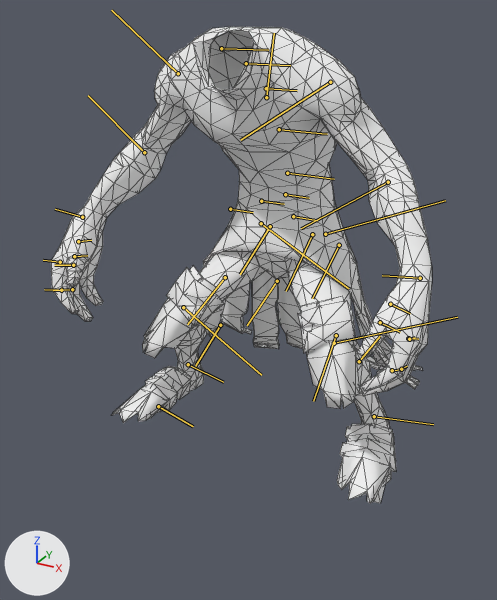
One commit to the glTF model assets/heroes/shadow_shaman/models/hero.glb: the scene before it, then after it.
Rendered twice from a 50 mm lens placed at (2.14, -4.02, 3.18), pointed at (0.01, -0.14, 1.24). Lighting does not change. The marker at lower left points along +X, +Y and +Z. The older version comes first. The bones that change, and the others that lie on the model, are drawn over the model as lines. Mesh edges are drawn as thin lines.

Names of what the first picture shows: 'shadowshaman.001'.
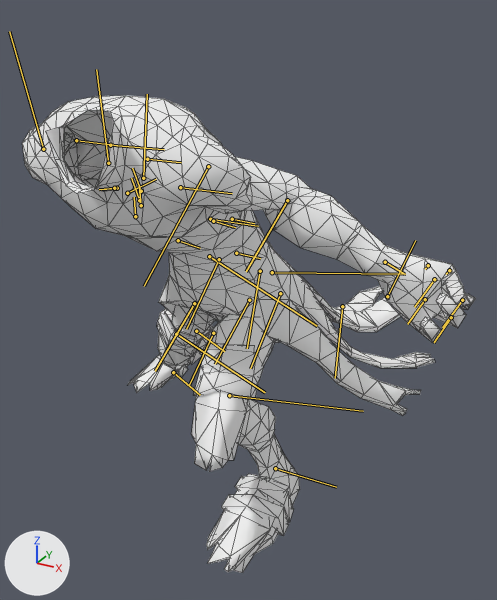
The newer file adds an action. The first version stands in its rest pose; the second is drawn at frame 7 of the action 'ss_fall_immortal_shackles_cast'.

Boxes (x1, y1, x2, y2) around the edits, measured in the pictures (497 x 600 px):
'shadowshaman.001', posed (19% wider)
    before: (51, 27, 432, 503)
    after: (22, 95, 475, 573)
bone 'root', root to tip
    before: (293, 216) to (317, 220)
    after: (236, 253) to (260, 258)
bone 'spine1', root to tip
    before: (287, 173) to (334, 179)
    after: (210, 219) to (258, 226)
bone 'spine2', root to tip
    before: (279, 129) to (327, 134)
    after: (180, 187) to (232, 193)
bone 'spine3', root to tip
    before: (266, 88) to (297, 90)
    after: (147, 159) to (181, 162)
bone 'bicep_R', root to tip
    before: (178, 73) to (111, 10)
    after: (43, 149) to (9, 31)
bone 'elbow_R', root to tip
    before: (144, 152) to (88, 95)
    after: (108, 163) to (96, 69)
bone 'wrist_R', root to tip
    before: (82, 217) to (55, 209)
    after: (127, 193) to (156, 179)
bone 'Thumb_0_R', root to tip
    before: (78, 241) to (91, 240)
    after: (117, 188) to (101, 189)
bone 'Thumb_1_R', root to tip
    before: (74, 256) to (87, 255)
    after: (114, 188) to (99, 189)
bone 'Index_1_R', root to tip
    before: (61, 290) to (44, 289)
    after: (139, 200) to (131, 178)
bone 'Mid_0_R', root to tip
    before: (73, 265) to (54, 265)
    after: (141, 205) to (139, 186)
bone 'Mid_1_R', root to tip
    before: (72, 289) to (53, 290)
    after: (135, 216) to (134, 197)
bone 'bicep_L', root to tip
    before: (330, 82) to (240, 140)
    after: (208, 166) to (144, 286)
bone 'elbow_L', root to tip
    before: (388, 182) to (301, 228)
    after: (287, 200) to (246, 271)
bone 'wrist_L', root to tip
    before: (420, 278) to (382, 275)
    after: (385, 262) to (404, 274)
bone 'Thumb_0_L', root to tip
    before: (390, 304) to (410, 313)
    after: (428, 265) to (425, 269)
bone 'Thumb_1_L', root to tip
    before: (380, 322) to (400, 332)
    after: (449, 270) to (446, 274)
bone 'Index_0_L', root to tip
    before: (408, 338) to (418, 339)
    after: (434, 279) to (414, 307)
bone 'Index_1_L', root to tip
    before: (392, 370) to (402, 369)
    after: (462, 300) to (442, 327)
bone 'Mid_0_L', root to tip
    before: (409, 339) to (415, 337)
    after: (425, 299) to (407, 324)
bone 'Mid_1_L', root to tip
    before: (401, 369) to (407, 366)
    after: (451, 317) to (434, 342)
bone 'neck1', root to tip
    before: (246, 63) to (290, 65)
    after: (110, 145) to (164, 149)
bone 'head', root to tip
    before: (221, 48) to (268, 50)
    after: (76, 140) to (126, 146)
bone 'thigh_R', root to tip
    before: (261, 223) to (348, 288)
    after: (209, 256) to (317, 326)
bone 'knee_R', root to tip
    before: (183, 307) to (261, 375)
    after: (176, 334) to (265, 392)
bone 'ankle_R', root to tip
    before: (188, 364) to (223, 382)
    after: (196, 331) to (224, 351)
bone 'toeBase_R', root to tip
    before: (158, 406) to (193, 426)
    after: (173, 372) to (200, 395)
bone 'thigh_L', root to tip
    before: (325, 234) to (445, 200)
    after: (272, 272) to (405, 274)
bone 'knee_L', root to tip
    before: (334, 343) to (457, 317)
    after: (229, 395) to (363, 411)
bone 'ankle_L', root to tip
    before: (374, 416) to (433, 424)
    after: (275, 468) to (336, 487)
bone 'New_Skirt_R0C2', root to tip
    before: (312, 234) to (286, 291)
    after: (260, 271) to (247, 348)

What the commit changed:
Bone 'root' (bone_root) moves from (0.0, 0.0, 0.0) to (0.819, -0.03, -0.04).
Bone 'root' (bone_root) turns from (0, 0, 0) to (2, 22, -10) degrees about its own x, y and z.
Bone 'spine1' (bone_spine1) moves from (0.0, 0.0, 0.0) to (-0.004, -0.004, 0.006).
Bone 'spine1' (bone_spine1) turns from (0, 0, 0) to (4, 1, 2) degrees about its own x, y and z.
Bone 'spine2' (bone_spine2) moves from (0.0, 0.0, 0.0) to (-0.005, -0.004, 0.005).
Bone 'spine2' (bone_spine2) turns from (0, 0, 0) to (2, -3, 4) degrees about its own x, y and z.
Bone 'spine3' (bone_spine3) moves from (0.0, 0.0, 0.0) to (-0.006, -0.003, 0.003).
Bone 'spine3' (bone_spine3) turns from (0, 0, 0) to (-1, -9, 2) degrees about its own x, y and z.
Bone 'bicep_R' (bone_bicep_r) turns from (0, 0, 0) to (-37, -56, 5) degrees about its own x, y and z.
Bone 'elbow_R' (bone_elbow_r) turns from (0, 0, 0) to (-10, -17, 7) degrees about its own x, y and z.
Bone 'wrist_R' (bone_wrist_r) turns from (0, 0, 0) to (-71, -7, -39) degrees about its own x, y and z.
Bone 'Thumb_0_R' (bone_thumb_0_r) turns from (0, 0, 0) to (-3, 0, -10) degrees about its own x, y and z.
Bone 'Thumb_1_R' (bone_thumb_1_r) turns from (0, 0, 0) to (0, 19, 0) degrees about its own x, y and z.
Bone 'Index_1_R' (bone_index_1_r) turns from (0, 0, 0) to (0, 54, 0) degrees about its own x, y and z.
Bone 'Mid_0_R' (bone_mid_0_r) turns from (0, 0, 0) to (1, 25, 7) degrees about its own x, y and z.
Bone 'Mid_1_R' (bone_mid_1_r) turns from (0, 0, 0) to (0, 67, 0) degrees about its own x, y and z.
Bone 'bicep_L' (bone_bicep_l) turns from (0, 0, 0) to (-41, -46, 7) degrees about its own x, y and z.
Bone 'elbow_L' (bone_elbow_l) turns from (0, 0, 0) to (-56, 13, 2) degrees about its own x, y and z.
Bone 'wrist_L' (bone_wrist_l) turns from (0, 0, 0) to (-34, -12, -44) degrees about its own x, y and z.
Bone 'Thumb_0_L' (bone_thumb_0_l) turns from (0, 0, 0) to (0, 0, -16) degrees about its own x, y and z.
Bone 'Thumb_1_L' (bone_thumb_1_l) turns from (0, 0, 0) to (0, 48, 0) degrees about its own x, y and z.
Bone 'Index_0_L' (bone_index_0_l) turns from (0, 0, 0) to (0, 5, 0) degrees about its own x, y and z.
Bone 'Index_1_L' (bone_index_1_l) turns from (0, 0, 0) to (0, 64, 0) degrees about its own x, y and z.
Bone 'Mid_0_L' (bone_mid_0_l) turns from (0, 0, 0) to (0, 24, 0) degrees about its own x, y and z.
Bone 'Mid_1_L' (bone_mid_1_l) turns from (0, 0, 0) to (0, 76, 0) degrees about its own x, y and z.
Bone 'neck1' (bone_neck1) turns from (0, 0, 0) to (0, -4, 8) degrees about its own x, y and z.
Bone 'head' (bone_head) turns from (0, 0, 0) to (2, 4, -11) degrees about its own x, y and z.
Bone 'thigh_R' (bone_thigh_r) turns from (0, 0, 0) to (22, 28, 8) degrees about its own x, y and z.
Bone 'knee_R' (bone_knee_r) turns from (0, 0, 0) to (0, -21, 0) degrees about its own x, y and z.
Bone 'ankle_R' (bone_ankle_r) turns from (0, 0, 0) to (-18, -16, 1) degrees about its own x, y and z.
Bone 'toeBase_R' (bone_toebase_r) turns from (0, 0, 0) to (0, -20, 0) degrees about its own x, y and z.
Bone 'thigh_L' (bone_thigh_l) turns from (0, 0, 0) to (-15, -27, -4) degrees about its own x, y and z.
Bone 'knee_L' (bone_knee_l) turns from (0, 0, 0) to (0, 12, 0) degrees about its own x, y and z.
Bone 'ankle_L' (bone_ankle_l) turns from (0, 0, 0) to (10, -5, 5) degrees about its own x, y and z.
Bone 'New_Skirt_R0C2' (bone_new_skirt_r0c2) turns from (0, 0, 0) to (0, 0, -16) degrees about its own x, y and z.
